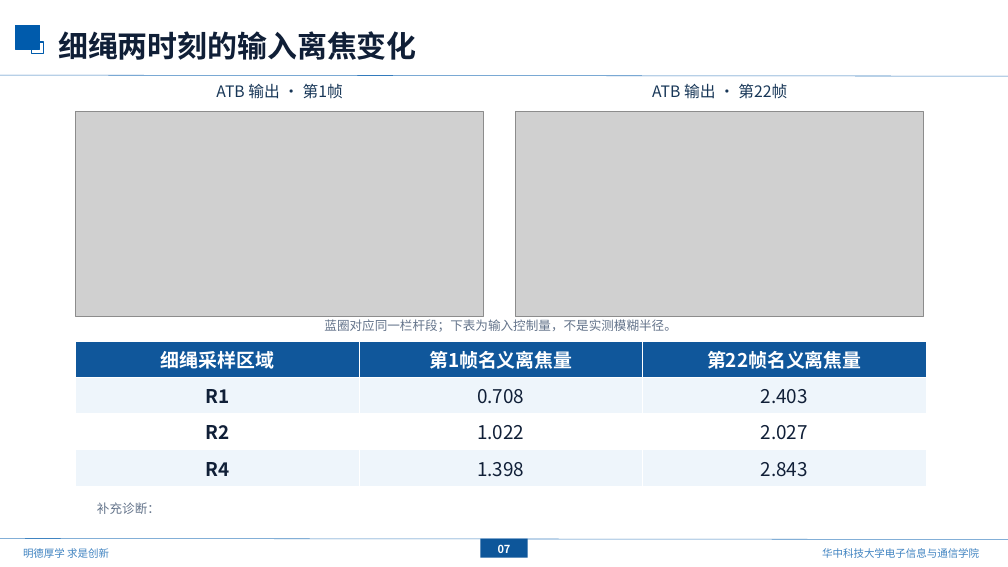
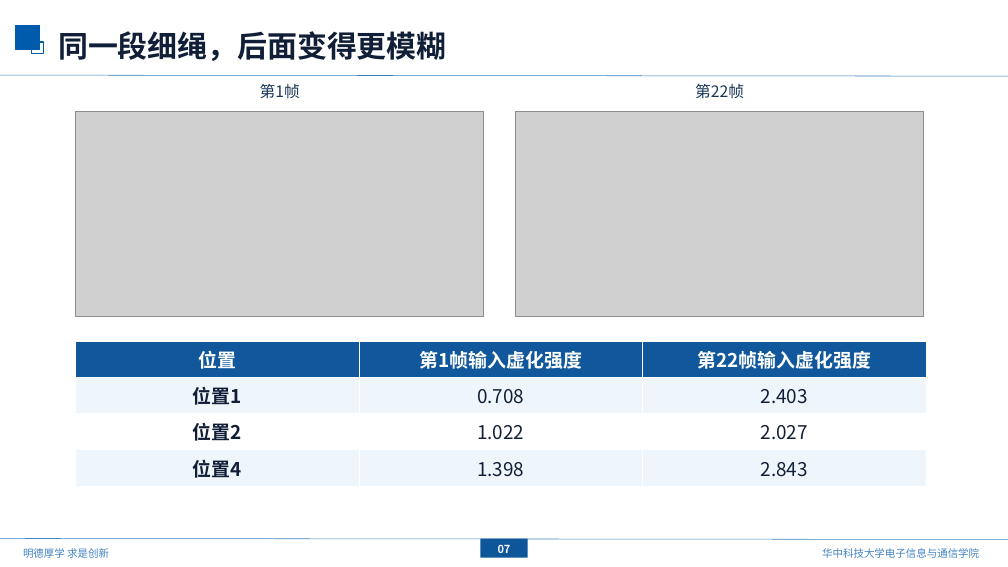
Before and after one commit to mengmcy1/OPPO-depth-guided-video-bokeh, a slide deck: slide 8 of 汇报/2026-10-16_基线更新与ATB分析/基线更新与ATB分析_1016.pptx. Drawn at 1008x567 pixels with LibreOffice and Linux fonts; fonts in the diff are those of the drawing; grey boxes stand for pictures; background and template pictures are left out. Boxes give left, top, right and bottom in pixels: in the first picture for what was removed or moved away, otherwise in the second. Text is boxed around its words. In the diff, an @@ line names an element or a change of style, - is before the commit and + after.

```diff
--- a/汇报/2026-10-16_基线更新与ATB分析/基线更新与ATB分析_1016.pptx
+++ b/汇报/2026-10-16_基线更新与ATB分析/基线更新与ATB分析_1016.pptx
@@ text at bbox=[58, 31, 446, 61]: text changed @@
-细绳两时刻的输入离焦变化
+同一段细绳，后面变得更模糊
@@ text at bbox=[260, 84, 300, 99]: text changed @@
-ATB 输出 · 第1帧
+第1帧
@@ text at bbox=[695, 84, 744, 99]: text changed @@
-ATB 输出 · 第22帧
+第22帧
@@ text removed at bbox=[324, 319, 676, 332] @@
-蓝圈对应同一栏杆段；下表为输入控制量，不是实测模糊半径。
@@ table at bbox=[76, 341, 926, 486] @@
-row 1: 细绳采样区域 | 第1帧名义离焦量 | 第22帧名义离焦量
+row 1: 位置 | 第1帧输入虚化强度 | 第22帧输入虚化强度
-row 2, column 1: R1
+row 2, column 1: 位置1
-row 3, column 1: R2
+row 3, column 1: 位置2
-row 4, column 1: R4
+row 4, column 1: 位置4
@@ text removed at bbox=[97, 502, 160, 514] @@
-补充诊断：
```
Also in this commit, not shown: 3 other slides changed, 2 other files.
